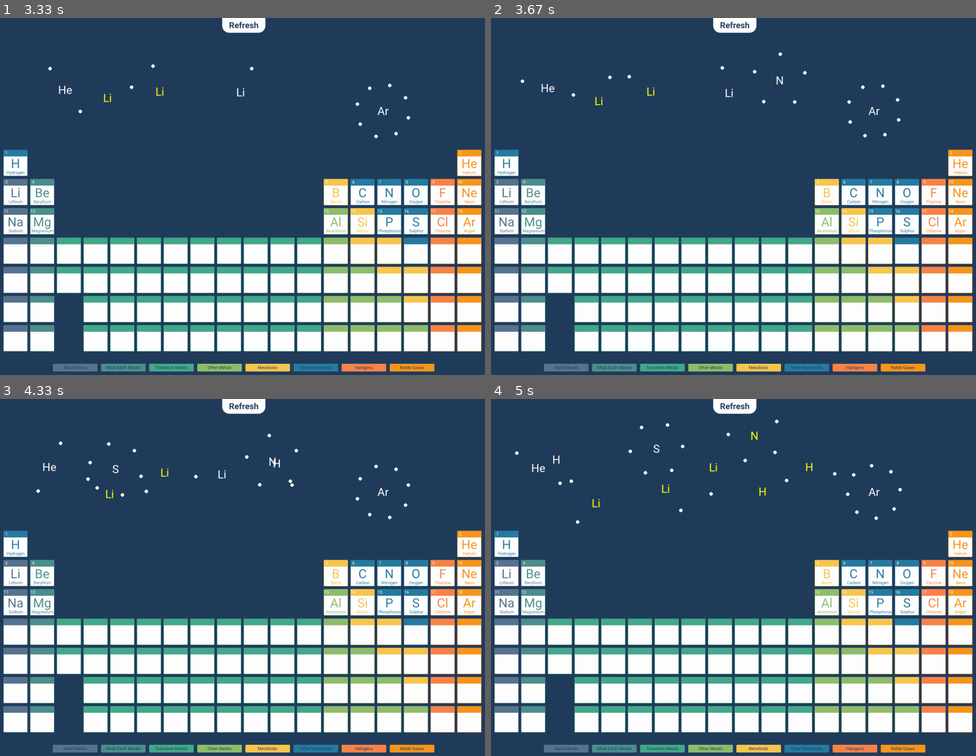
Above: before the commit, frames 1-4 (two rows, left to right).
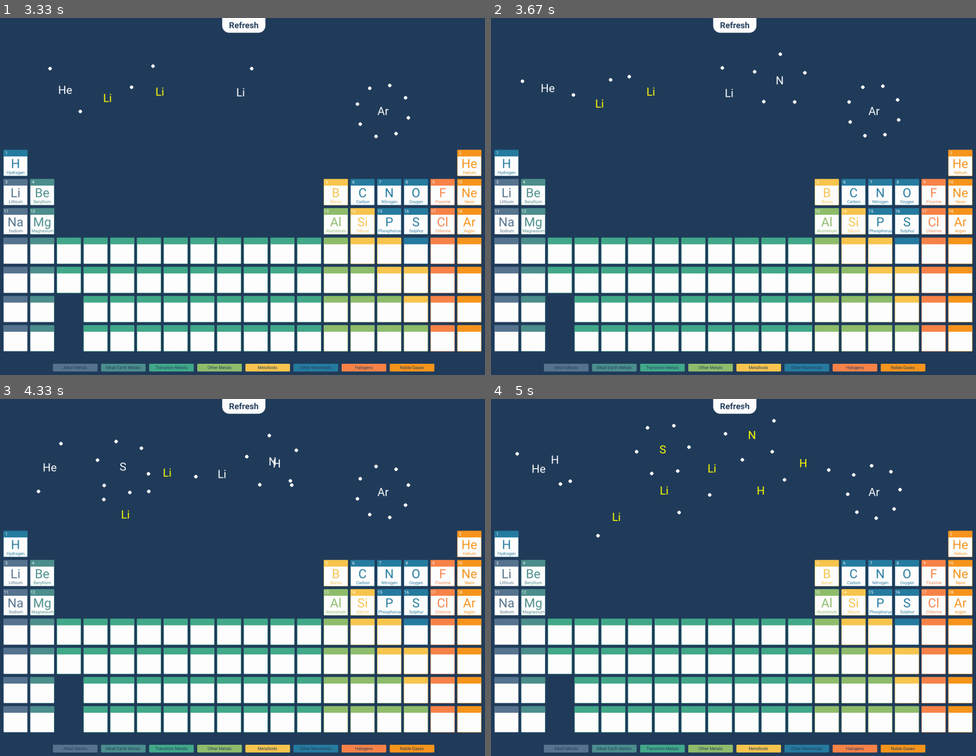
Above: after the commit, the same moments.

Repository: 15collinst/Pygame
Game: pygame game, started from main.py
The game is run twice, just before and just after one commit, with the same random seed, the same clock (stepped at 60 frames per second) and the same inputs.
Inputs (mouse positions are in pixels of both pictures, inside the frame that each line leads up to):
- Up to frame 1 (3.33 s): press the mouse at (334, 192) at 0.37 s; move the mouse to (276, 146) at 0.47 s; release the mouse at (223, 100) at 0.6 s; click (242, 25) at 0.72 s; press the mouse at (441, 221) at 1.03 s; move the mouse to (383, 182) at 1.13 s; release the mouse at (320, 146) at 1.27 s; press the mouse at (242, 25) at 1.37 s; move the mouse to (184, 167) at 1.47 s; release the mouse at (130, 310) at 1.6 s; press the mouse at (14, 192) at 1.7 s; move the mouse to (77, 139) at 1.8 s; release the mouse at (145, 89) at 1.93 s; press the mouse at (14, 192) at 2.03 s; move the mouse to (155, 142) at 2.13 s; release the mouse at (295, 92) at 2.27 s; press the mouse at (14, 192) at 2.37 s; move the mouse to (38, 146) at 2.47 s; release the mouse at (67, 100) at 2.6 s; press the mouse at (470, 221) at 2.7 s; move the mouse to (426, 164) at 2.8 s; release the mouse at (383, 110) at 2.93 s; press the mouse at (470, 160) at 3.03 s; move the mouse to (266, 125) at 3.13 s; release the mouse at (67, 89) at 3.27 s
- Up to frame 2 (3.67 s): press the mouse at (879, 192) at 3.37 s; move the mouse to (830, 135) at 3.47 s; release the mouse at (777, 82) at 3.6 s
- Up to frame 3 (4.33 s): press the mouse at (417, 602) at 3.7 s; move the mouse to (252, 541) at 3.8 s; release the mouse at (82, 481) at 3.93 s; press the mouse at (14, 541) at 4.03 s; move the mouse to (145, 502) at 4.13 s; release the mouse at (281, 463) at 4.27 s
- Up to frame 4 (5 s): press the mouse at (505, 541) at 4.37 s; move the mouse to (665, 509) at 4.47 s; release the mouse at (825, 477) at 4.6 s; press the mouse at (505, 541) at 4.7 s; move the mouse to (524, 502) at 4.8 s; release the mouse at (544, 459) at 4.93 s

Frame 1 is identical in both runs. In frame 2, less than 0.1% of the frame differs, in the area x 21-26%, y 16-26%; in frame 3, 0.3%; in frame 4, 0.5%, in the area x 4-72%, y 2-39%.

Commit message:
push unreactive elements extra far away

Diff:
--- a/sprite.py
+++ b/sprite.py
@@ -40,6 +40,9 @@
     def get_coordinates(element):
         return element.x, element.y
 
+    def get_num_of_electrons(element):
+        return len(element.electrons)
+
     # draws the element on the screen
     def draw(element, SCREEN):
         sprite_centre_x = element.x - element.symbol.get_width() / 2
@@ -55,7 +58,7 @@
 
 
     def get_sharing_electrons(element):
-        num_of_outer_electrons = len(element.electrons) + element.shared_electrons
+        num_of_outer_electrons = element.get_num_of_electrons() + element.shared_electrons
 
         # exeption for H and He which are trying to achive an outer shell of 2
         if element.atomic_number <= 2:
@@ -79,11 +82,18 @@
 
                 distance_apart = int(math.sqrt((ex - ox)**2 + (ey - oy)**2))
 
+                # if element is unreactive the push an extra 100px away
+                if element.get_num_of_electrons() == 8 or element.get_num_of_electrons() == 2:
+                    if distance_apart < ((75 * 2) + 100):
+                        x,y = element.move_element(ex, ey, ox, oy, "push")
+                        other_element.set_coordinates(x,y)
+
                 # if the element is bonded and too close to something else then push apart to a 100px distance
                 if element.get_sharing_electrons() == None or other_element.get_sharing_electrons() == None:
                     if distance_apart < (75 * 2):
                         x,y = element.move_element(ex, ey, ox, oy, "push")
                         other_element.set_coordinates(x,y)
+
 
                 if element.get_sharing_electrons() != None and other_element.get_sharing_electrons() != None:
                     if distance_apart > (75 * 2):
